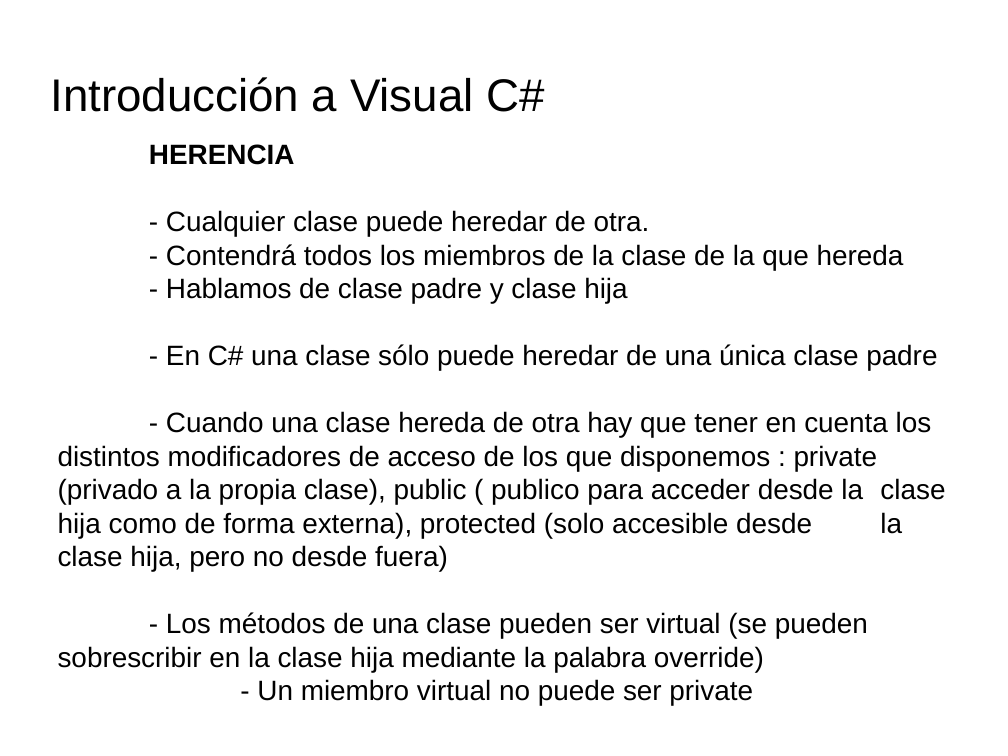
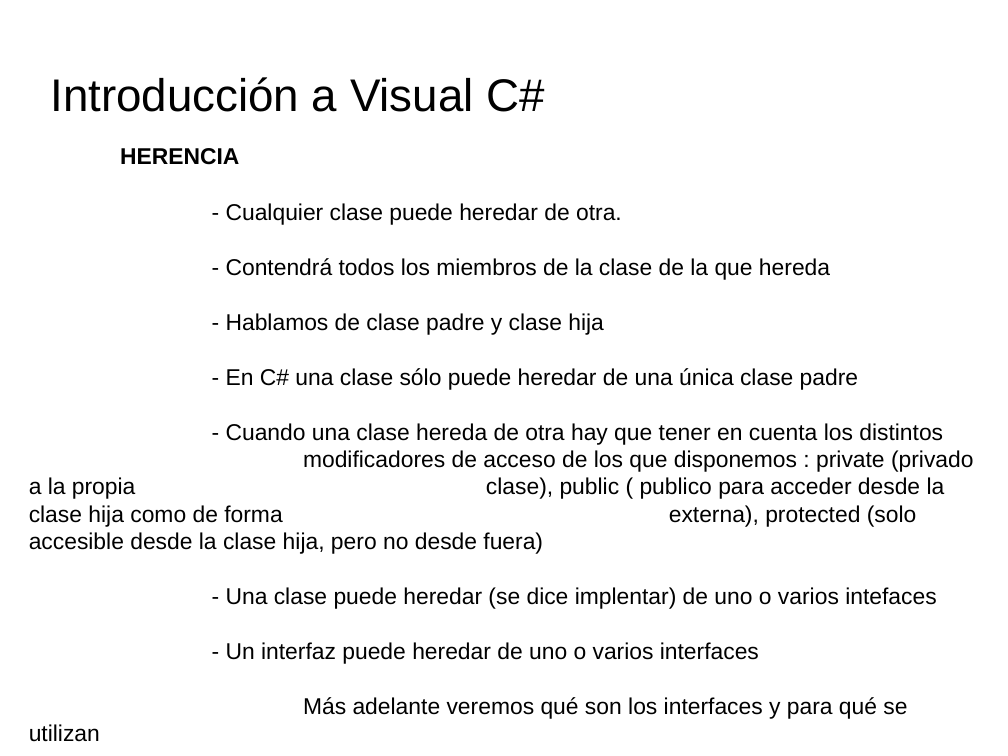
Before and after one commit to videojuegos-abastos/PMV, a slide deck: slide 4 of te/Tema 4 (Chema)/t4.1.- Conceptos de POO.odp (slide 8 before the commit). Drawn at 1008x756 pixels with LibreOffice and Linux fonts; fonts in the diff are those of the drawing; background and template pictures are left out. Boxes give left, top, right and bottom in pixels: in the first picture for what was removed or moved away, otherwise in the second. Text is boxed around its words. In the diff, an @@ line names an element or a change of style, - is before the commit and + after.

```diff
--- a/te/Tema 4 (Chema)/t4.1.- Conceptos de POO.odp
+++ b/te/Tema 4 (Chema)/t4.1.- Conceptos de POO.odp
@@ text "HERENCIA": place and size @@
-text "HERENCIA" at box(58, 144, 945, 706)
+text "HERENCIA" at box(29, 148, 974, 719)
@@ text at box(29, 148, 974, 554): size 22 to 18 pt in "HERENCIA", "- Cualquier clase puede heredar de otra.", "- Contendrá todos los miembros de la ...", "- Hablamos de clase padre y clase ..." and 2 more places @@
@@ text at box(226, 587, 936, 719): text changed; size 22 to 18 pt @@
-- Los métodos de una clase pueden ser virtual (se pueden sobrescribir en la clase hija mediante la palabra override)
-- Un miembro virtual no puede ser private
+- Una clase puede heredar (se dice implentar) de uno o varios intefaces
+- Un interfaz puede heredar de uno o varios interfaces
+Más adelante veremos qué son los interfaces y para qué se utilizan
```
Also in this commit, not shown: 6 other slides changed, 5 slides removed, 3 other files.
